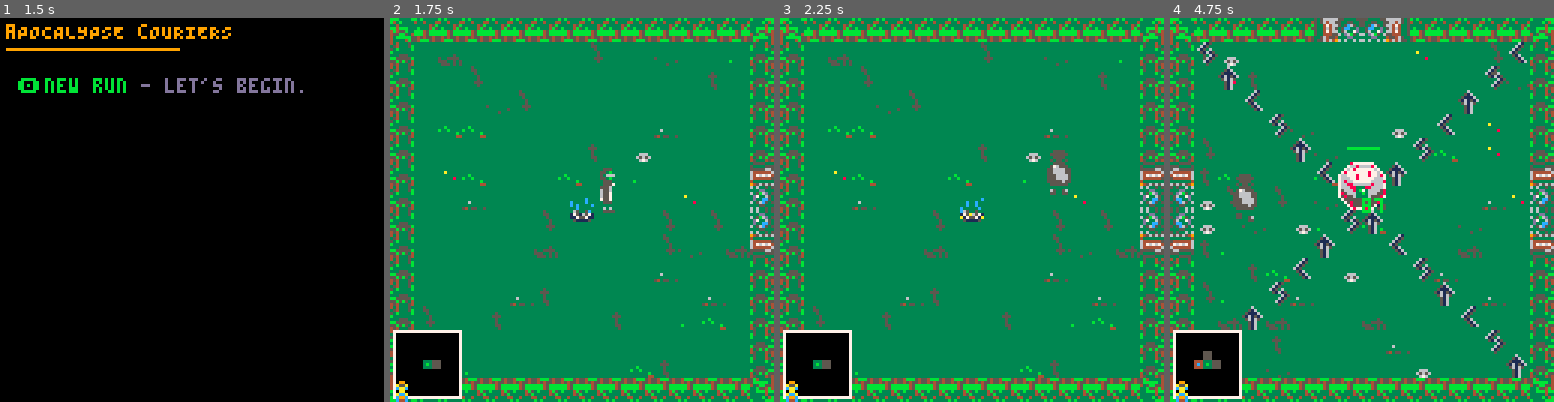
Above: before the commit, frames 1-4 (left to right).
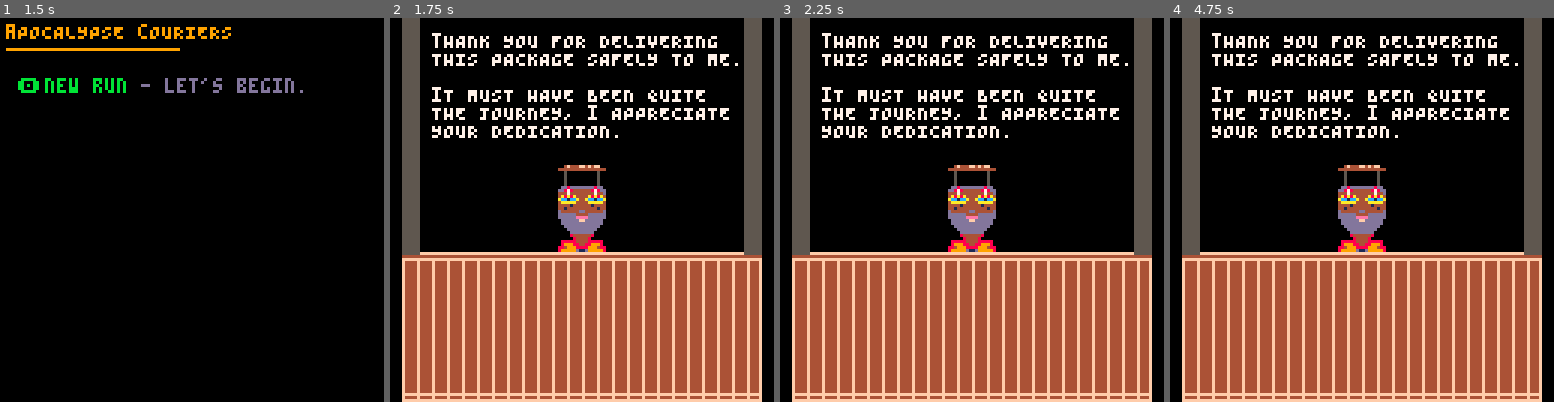
Above: after the commit, the same moments.

Repository: robertvargas-irq/gamedev-pico8-game-source
Game: PICO-8 cartridge apocalypse_couriers.p8
Same seed, same stepped clock (60 frames per second), same inputs: the game is played once before the commit and once after it.
Inputs:
- Up to frame 1 (1.5 s): tap X (X key) at 0.33, 1.07 s; tap O (Z key) at 0.7 s
- Up to frame 2 (1.75 s): hold Right from 1.6 s (still down); tap O (Z key) at 1.7 s
- Up to frame 3 (2.25 s): tap X (X key) at 1.85 s; release Right at 2.1 s; tap O (Z key) at 2.1 s; hold Up from 2.15 s (still down)
- Up to frame 4 (4.75 s): release Up at 2.42 s; hold Right 2.47-3.03 s; tap O (Z key) every 0.4 s from 2.5 to 4.5 s; tap X (X key) at 2.97, 4.08 s; hold Left 3.08-3.58 s; hold Down 3.63-3.97 s; hold Right 4.02-4.68 s; hold Up from 4.73 s (still down)

Frame 1 is identical in both runs. In frame 2, 98% of the frame differs, in the area x 0-100%, y 0-100%; in frame 3, 98%; in frame 4, 98%.

Commit message:
level start now boots into merchant scene

Diff:
--- a/level.lua
+++ b/level.lua
@@ -16,7 +16,8 @@
     globals.current_level=l
     level.generate(globals.max_rooms+(globals.current_level-1)*5)
     player_manager.get():spawn(60,54)
-    level_play.init()
+    -- level_play.init()
+    merchant_scene.init()
 end
 
 -- go to the next level
